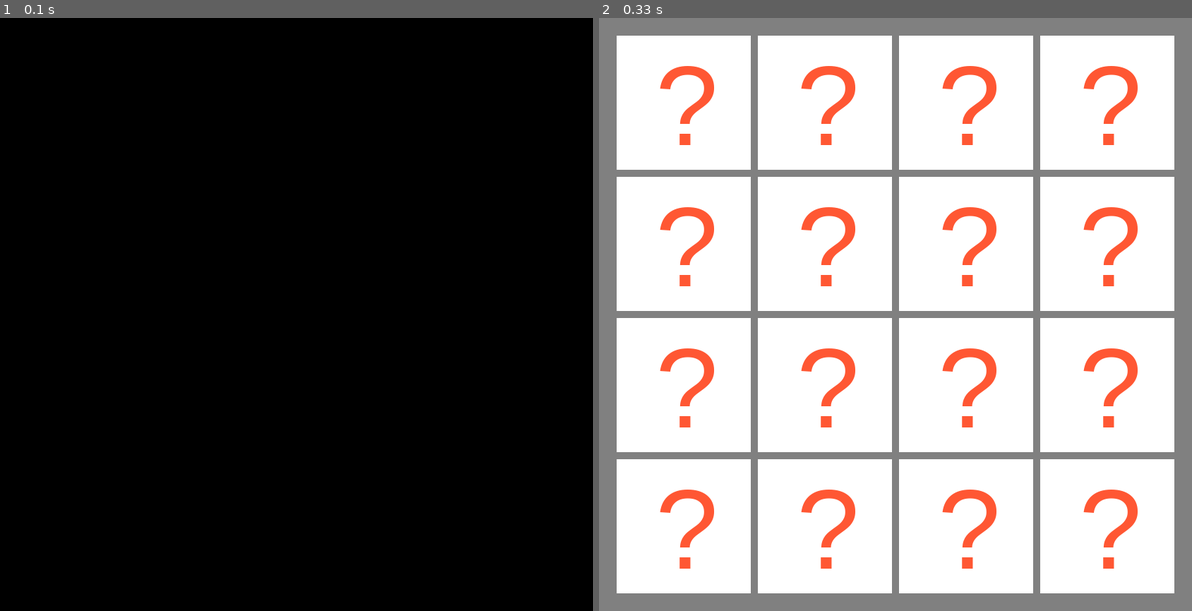
Above: before the commit, frames 1-2 (left to right).
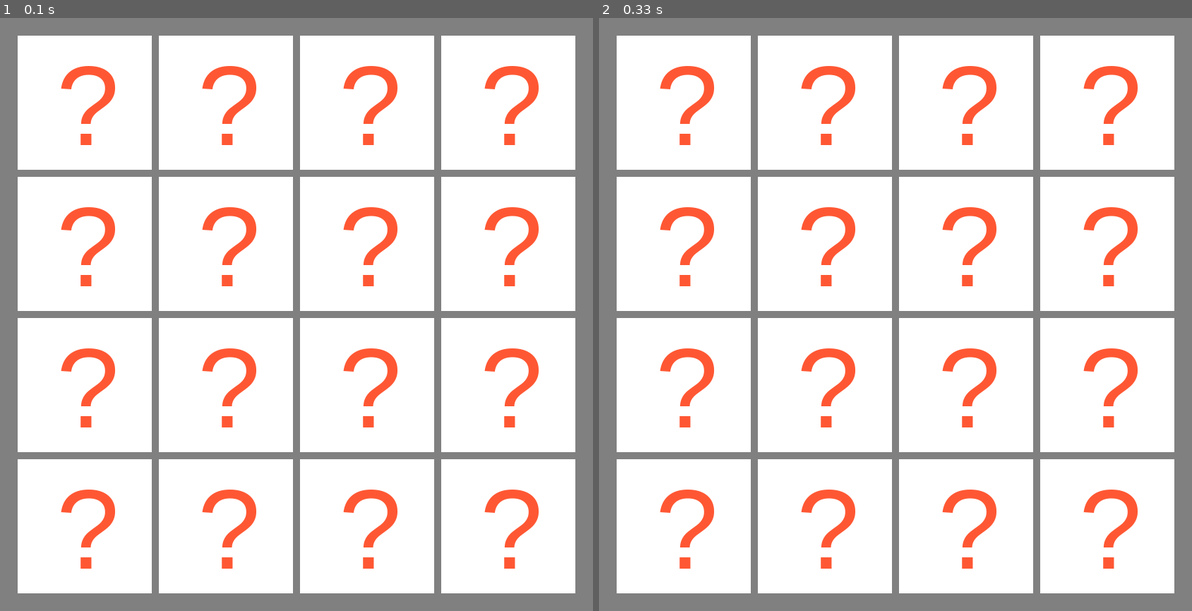
Above: after the commit, the same moments.

Repository: mmenavas/pygame-memory-game
Game: pygame game, started from app.py
Same seed, same stepped clock (60 frames per second), same inputs: the game is played once before the commit and once after it.
Inputs:
- Up to frame 1 (0.1 s): no input
- Up to frame 2 (0.33 s): no input

The runs differ from the first frame. In frame 1, 100% of the frame differs, in the area x 0-100%, y 0-100%; in frame 2, nothing differs.

Commit message:
Shuffle letters

Diff:
--- a/Game/Cards.py
+++ b/Game/Cards.py
@@ -1,4 +1,5 @@
 import random
+from random import shuffle
 import string
 from Game import Card
 
@@ -14,6 +15,7 @@
 
         # Generate values for cards
         alphabet = list(string.ascii_uppercase)
+        shuffle(alphabet)
         items = alphabet[0:count]
         items += items
         random.shuffle(items)
@@ -64,9 +66,7 @@
             print(status_code_list[3])
             return status_code_list[3];
         else:
-            # Not a match.
-            # self.cards[position].hide()
-            # self.cards[self.active].hide()
+            # Not a match. Use self.hide_cards() to flip cards back.
             self.unmatched = self.active, position
             self.active = 0
             print(status_code_list[2])
--- a/app.py
+++ b/app.py
@@ -59,9 +59,6 @@
     # Get settings
     settings = Settings()
 
-    # Clock
-    clock = pygame.time.Clock()
-
     # Initialize pygame
     pygame.init()
 
@@ -78,7 +75,6 @@
     index = 0
     while y < settings.grid_y:
         while x < settings.grid_x:
-            # coordinates = (x * settings.tile_width, y * settings.tile_height)
             tiles.add(Tile(
                 index + 1,
                 cards[index + 1],
@@ -99,13 +95,15 @@
 
     # Variable to keep our main loop running
     running = True
+
+    # Variables to control tile animations
     wait = False
     flip_back = False
 
     # Our main loop!
     while running:
 
-        # for loop through the event queue
+        # For loop through the event queue
         for event in pygame.event.get():
             # Check for KEYDOWN event; KEYDOWN is a constant defined in pygame.locals, which we imported earlier
             if event.type == KEYDOWN:
@@ -118,7 +116,7 @@
 
         tiles.draw(screen)
 
-        # Handle wait
+        # Handle game state.
         if wait:
             wait = False
             pygame.time.wait(1000)
@@ -139,7 +137,6 @@
                         if status == 'not_a_match':
                             flip_back = True
 
-        clock.tick(10)
         pygame.display.flip()
 
     pygame.time.wait(1000)
